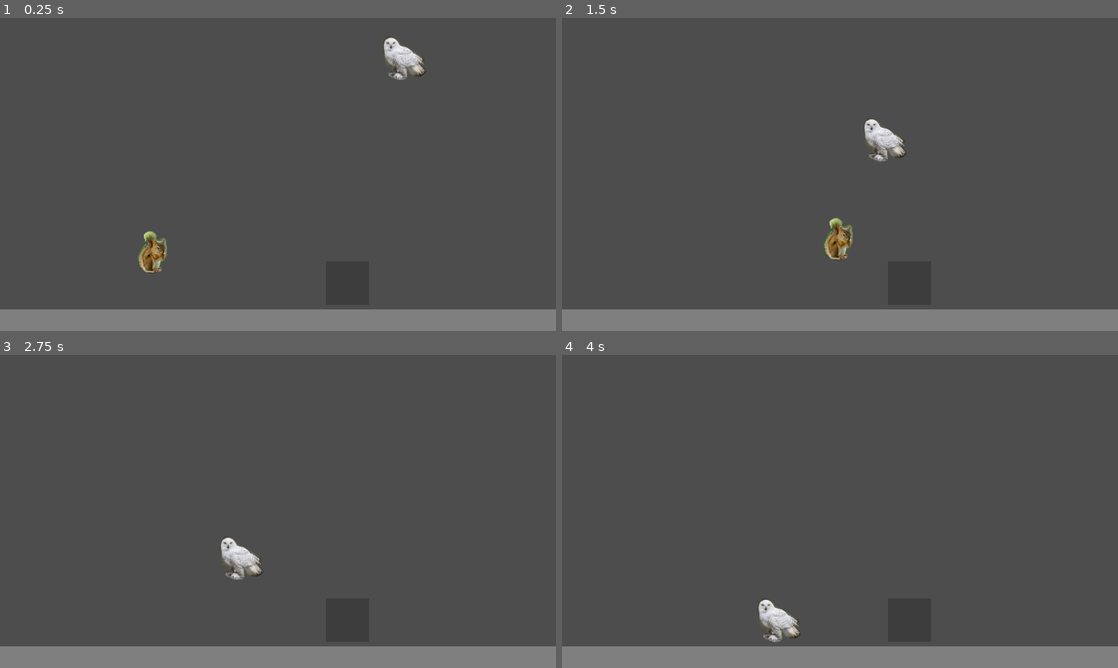
Above: before the commit, frames 1-4 (two rows, left to right).
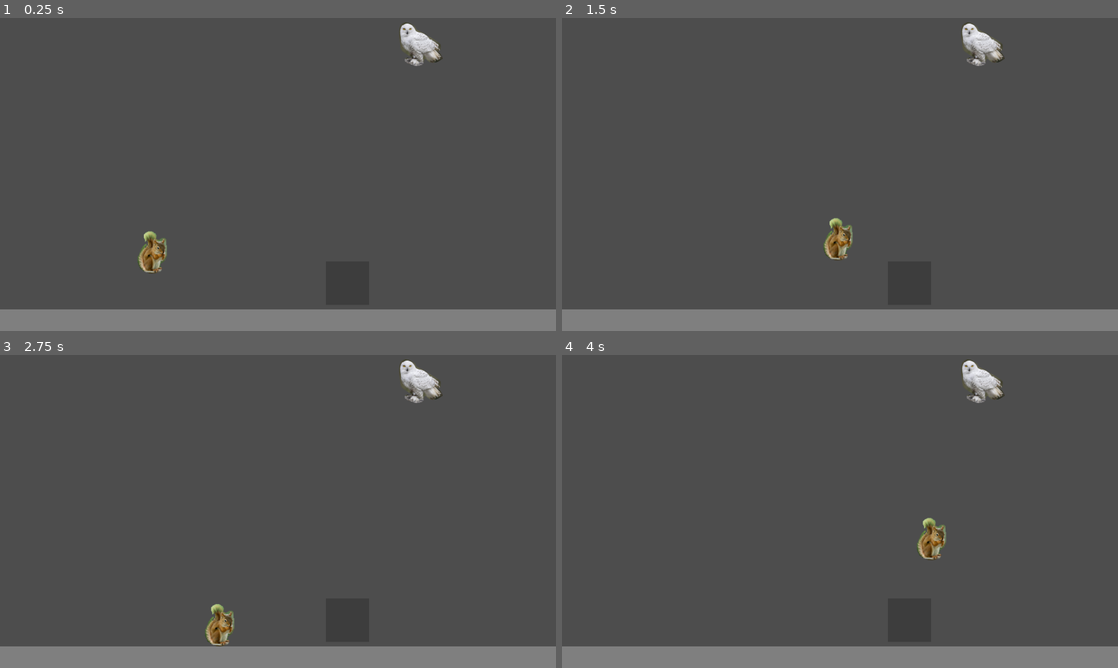
Above: after the commit, the same moments.

Repository: CamComDuck/SquirrelFamily
Game: Godot game, scene res://level/level.tscn
Two runs of this game, one before a commit and one after it. Both use one fixed random seed, a clock stepped at 60 frames per second and the inputs below.
Inputs:
- Up to frame 1 (0.25 s): no input
- Up to frame 2 (1.5 s): hold D (move_right) from 0.53 s (still down); tap Space (action) at 0.6, 1.35 s; tap W (jump) at 0.77 s
- Up to frame 3 (2.75 s): tap W (jump) at 1.52 s; release D (move_right) at 2.03 s; hold A (move_left) from 2.03 s (still down); tap Space (action) at 2.1 s
- Up to frame 4 (4 s): release A (move_left) at 2.78 s; hold D (move_right) from 2.78 s (still down); tap Space (action) at 2.85, 3.6 s; tap W (jump) at 3.02, 3.77 s

The runs differ from the first frame. In frame 1, 1.1% of the frame differs, in the area x 68-80%, y 1-20%; in frame 2, 1.2%; in frame 3, 1.7%; in frame 4, 1.7%, in the area x 35-80%, y 1-92%.

Commit message:
Add fixing player's position to hiding position

Diff:
--- a/project/owl/owl.gd
+++ b/project/owl/owl.gd
@@ -10,7 +10,7 @@
 var _is_hunting := false
 var _is_diving := false
 var _dive_x : float
-var _can_move : bool = true
+var _can_move : bool = false
 
 @onready var _hunt_timer_object : Timer = $HuntTimer
 
--- a/project/squirrel/squirrel.gd
+++ b/project/squirrel/squirrel.gd
@@ -7,7 +7,8 @@
 const JUMP_VELOCITY = -500.0
 
 var _can_move := true
-var _can_hide := false
+var _hiding_spot_position : Vector2
+var _is_hiding := false
 
 
 func _physics_process(delta: float) -> void:
@@ -24,20 +25,27 @@
 		else:
 			velocity.x = move_toward(velocity.x, 0, SPEED)
 
-		if Input.is_action_just_pressed("action") and _can_hide:
+		if Input.is_action_just_pressed("action") and _hiding_spot_position != Vector2.ZERO:
+			print ("hiding!")
 			visible = false
-			_can_hide = false
+			position = _hiding_spot_position
+			_hiding_spot_position = Vector2.ZERO
 			_can_move = false
+			_is_hiding = true
 
 		move_and_slide()
 		for i in get_slide_collision_count():
+			print("Colliding With: " + str(get_slide_collision(i).get_collider().name))
 			if get_slide_collision(i).get_collider().name == "Owl":
 				game_lost.emit()
 				_can_move = false
 			elif get_slide_collision(i).get_collider().name == "HidingSpot":
-				_can_hide = true
+				_hiding_spot_position = get_slide_collision(i).get_position()
+			else:
+				_hiding_spot_position = Vector2.ZERO
 
-	elif Input.is_action_just_pressed("action") and not _can_hide:
-		print ("test")
+	elif Input.is_action_just_pressed("action") and _is_hiding:
+		print("Unhide!")
+		position = Vector2(position.x, position.y + 10)
 		visible = true
 		_can_move = true
